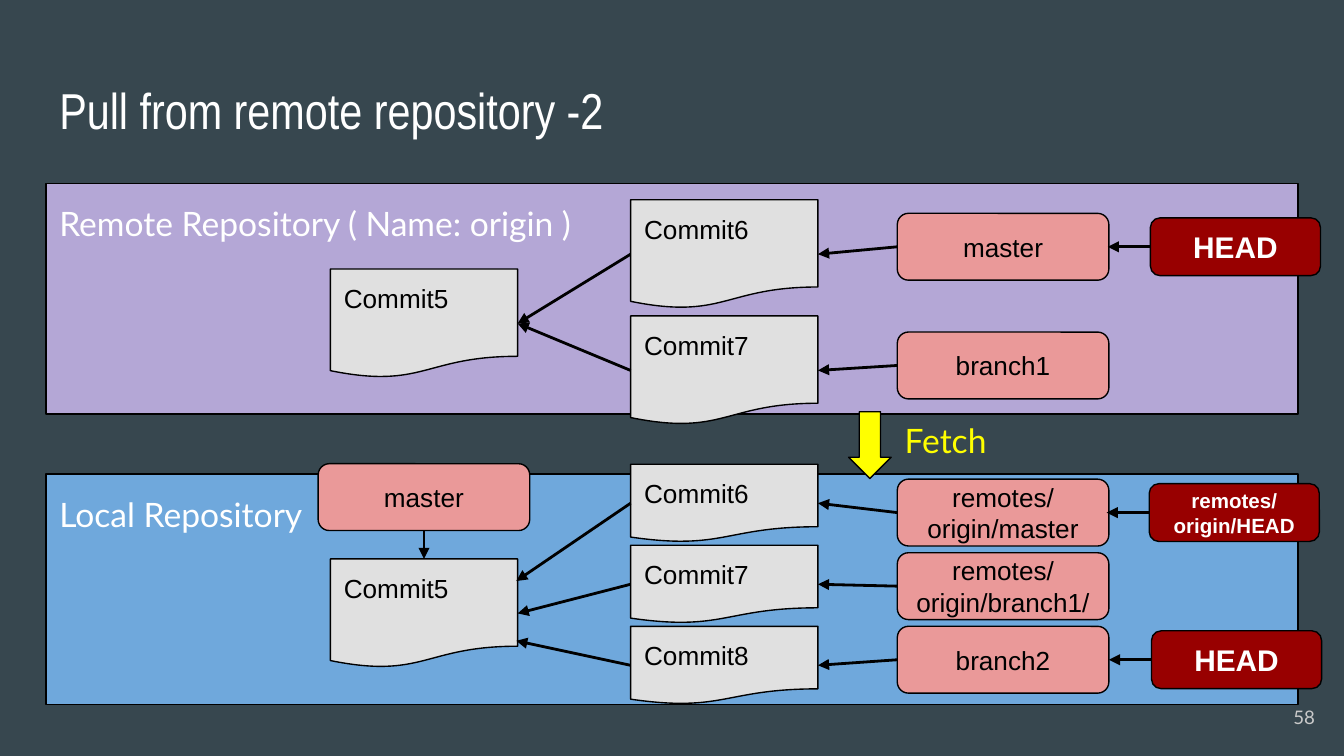
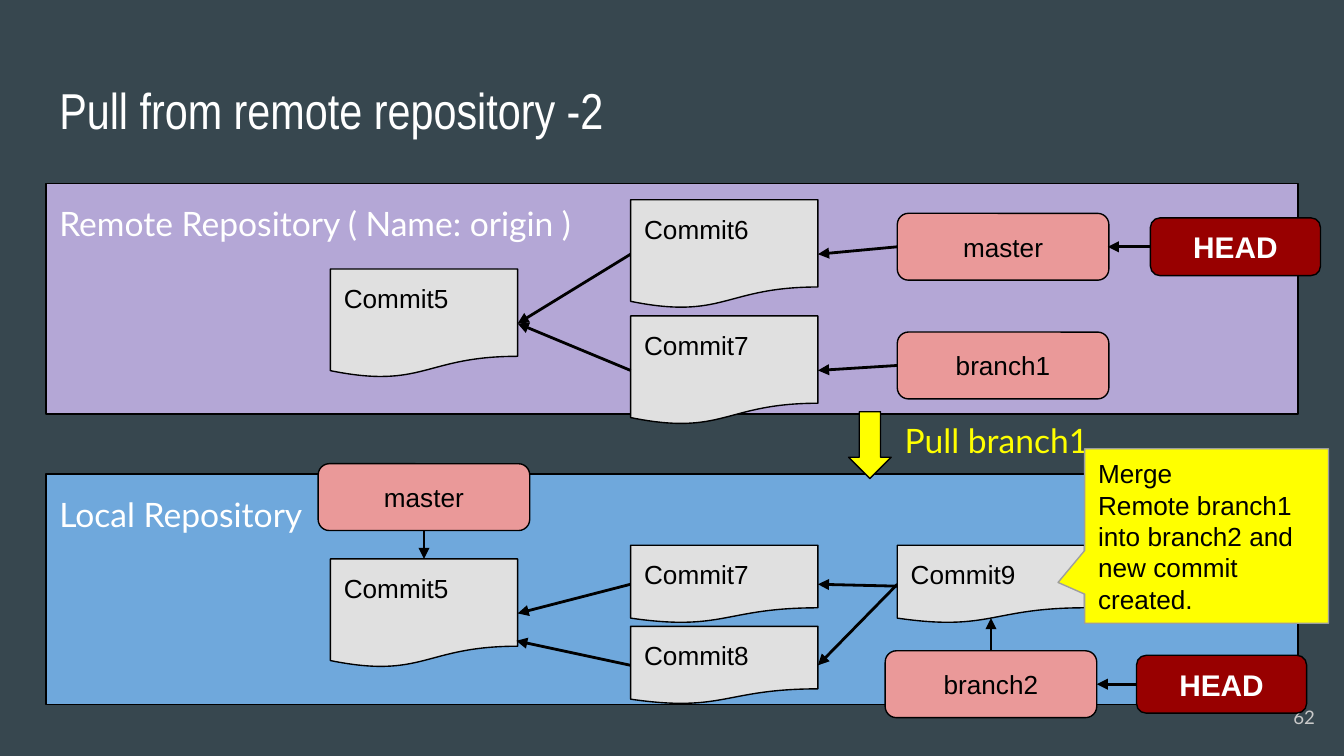
Before and after one commit to acchi17/StudyGit, a slide deck: slide 62 of GitStudySession.pptx (slide 58 before the commit). Drawn at 1344x756 pixels with LibreOffice and Linux fonts; fonts in the diff are those of the drawing. Boxes give left, top, right and bottom in pixels: in the first picture for what was removed or moved away, otherwise in the second. Text is boxed around its words. In the diff, an @@ line names an element or a change of style, - is before the commit and + after.

```diff
--- a/GitStudySession.pptx
+++ b/GitStudySession.pptx
@@ text removed at <box>905,428,987,454</box> @@
-Fetch
@@ text added at <box>905,428,1088,460</box>, 18 pt, text #FFFF00 @@
+Pull branch1
@@ rounded speech box added at <box>1085,449,1328,624</box>, fill #FFFF00, outline #9E9E9E 0.75 pt, 14 pt, text #000000 @@
+Merge
+Remote branch1 into branch2 and
+new commit created.
@@ flow chart document removed at <box>630,464,817,542</box> @@
-Commit6
@@ arrow removed from (630, 503) to (516, 581) @@
@@ arrow removed from (898, 512) to (818, 503) @@
@@ rounded rectangle removed at <box>898,480,1109,547</box> @@
-remotes/origin/master
@@ rounded rectangle removed at <box>1149,484,1320,542</box> @@
-remotes/
-origin/HEAD
@@ arrow removed from (1149, 512) to (1106, 512) @@
@@ rounded rectangle removed at <box>898,552,1109,620</box> @@
-remotes/origin/branch1/
@@ flow chart document added at <box>898,546,1085,624</box>, fill #E0E0E0, outline #000000 0.75 pt, 14 pt, text #000000 @@
+Commit9
@@ arrow moved from (898, 660) - (818, 665) to (898, 585) - (818, 665) @@
@@ arrow added from (991, 650) to (991, 618), #000000 1.5 pt @@
@@ rounded rectangle "branch2": place and size @@
-rounded rectangle "branch2" at <box>898,626,1109,694</box>
+rounded rectangle "branch2" at <box>886,650,1097,718</box>
@@ rounded rectangle "HEAD": place and size @@
-rounded rectangle "HEAD" at <box>1152,630,1322,688</box>
+rounded rectangle "HEAD" at <box>1137,656,1308,714</box>
@@ arrow moved from (1152, 660) - (1109, 660) to (1137, 684) - (1097, 684) @@
@@ page number at <box>1293,708,1315,724</box>: text changed @@
-58
+62
```
Also in this commit, not shown: 11 other slides changed, 17 slides added, 9 slides removed.
